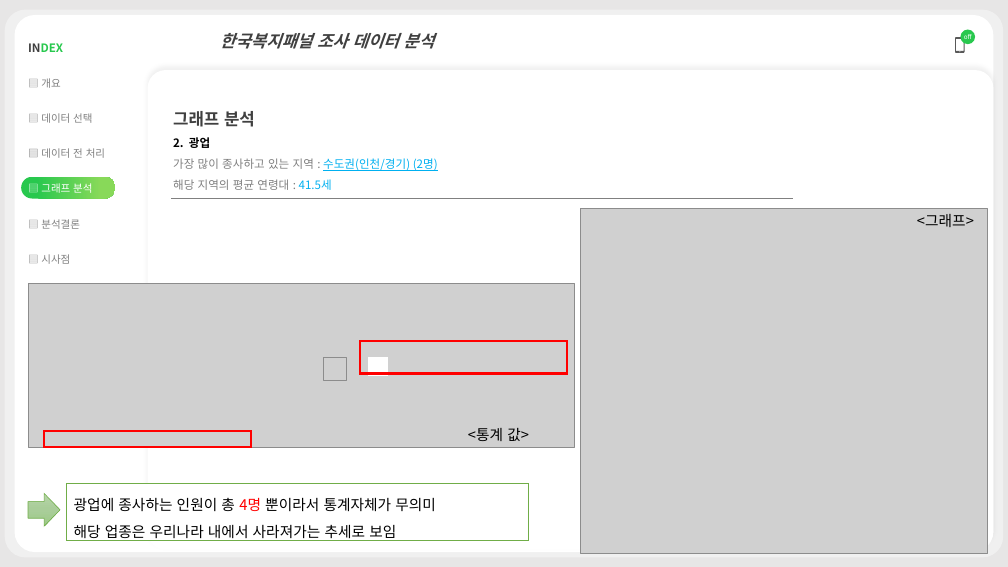
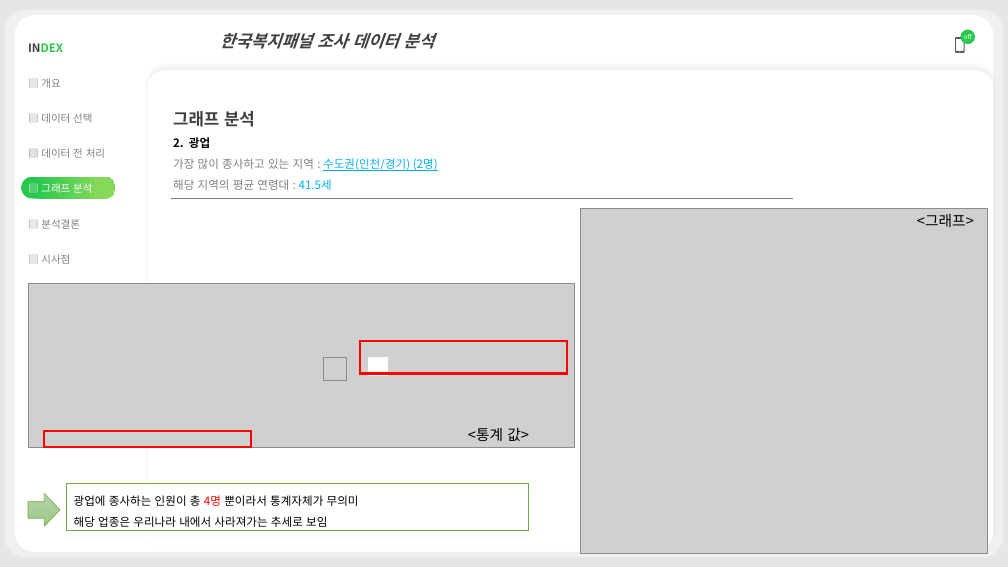
Before and after one commit to ktb5891/Bigdata_lecture, a slide deck: slide 10 of 개인프로젝트/복지패널 데이터 분석.pptx. Drawn at 1008x567 pixels with LibreOffice and Linux fonts; fonts in the diff are those of the drawing; grey boxes stand for pictures. Boxes give left, top, right and bottom in pixels: in the first picture for what was removed or moved away, otherwise in the second. Text is boxed around its words. In the diff, an @@ line names an element or a change of style, - is before the commit and + after.

```diff
--- a/개인프로젝트/복지패널 데이터 분석.pptx
+++ b/개인프로젝트/복지패널 데이터 분석.pptx
@@ rectangle "광업에 종사하는 인원이 총 4명 ..." resized from (x1=67, y1=483, x2=529, y2=541) to (x1=67, y1=483, x2=529, y2=530) @@
@@ rectangle "광업에 종사하는 인원이 총 4명 ..." at (x1=67, y1=483, x2=529, y2=530): size 14 to 11 pt @@
```
Also in this commit, not shown: 16 other slides changed, 16 slides added.
